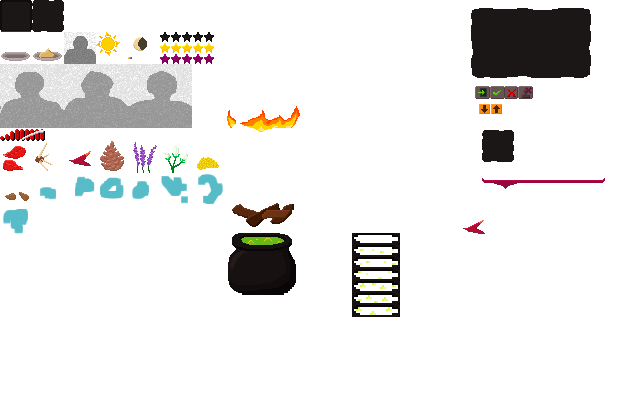
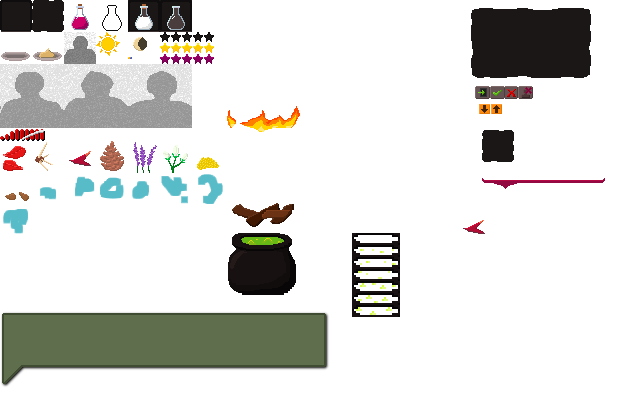
Revision of a layered 640 x 400 image; what changed, layer by layer:
painted on "Background copy" over [left=2, top=0, right=326, bottom=384]
added layer "Pasted Layer" above "BG checker" over [left=0, top=311, right=330, bottom=388]
